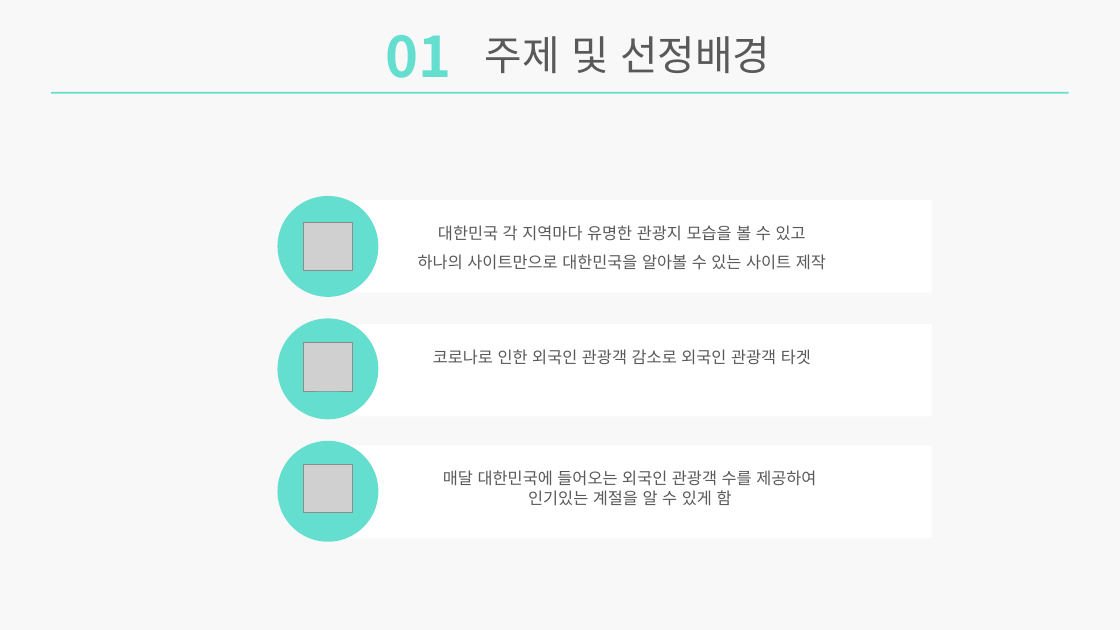
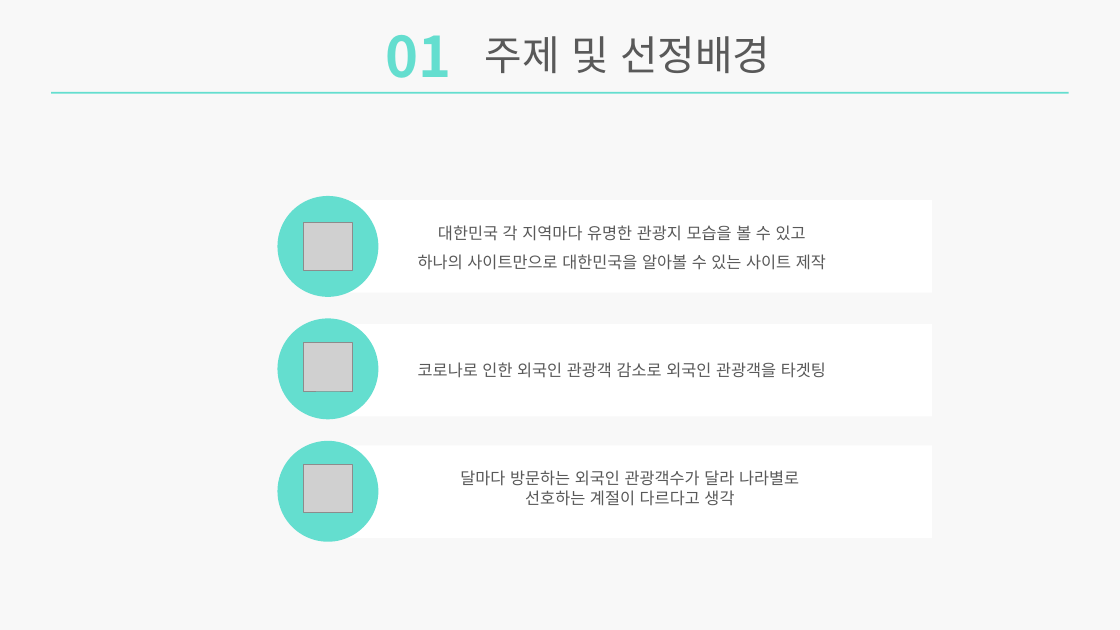
Before and after one commit to ProjectKM1/JavaProject, a slide deck: slide 3 of 발표자료/발표자료.pptx. Drawn at 1120x630 pixels with LibreOffice and Linux fonts; fonts in the diff are those of the drawing; grey boxes stand for pictures. Boxes give left, top, right and bottom in pixels: in the first picture for what was removed or moved away, otherwise in the second. Text is boxed around its words. In the diff, an @@ line names an element or a change of style, - is before the commit and + after.

```diff
--- a/발표자료/발표자료.pptx
+++ b/발표자료/발표자료.pptx
@@ text at (418, 362, 826, 378): text changed @@
-코로나로 인한 외국인 관광객 감소로 외국인 관광객 타겟
+코로나로 인한 외국인 관광객 감소로 외국인 관광객을 타겟팅
@@ text at (460, 470, 799, 506): text changed @@
-매달 대한민국에 들어오는 외국인 관광객 수를 제공하여
-인기있는 계절을 알 수 있게 함
+달마다 방문하는 외국인 관광객수가 달라 나라별로
+선호하는 계절이 다르다고 생각
```
Also in this commit, not shown: 5 other slides changed.
